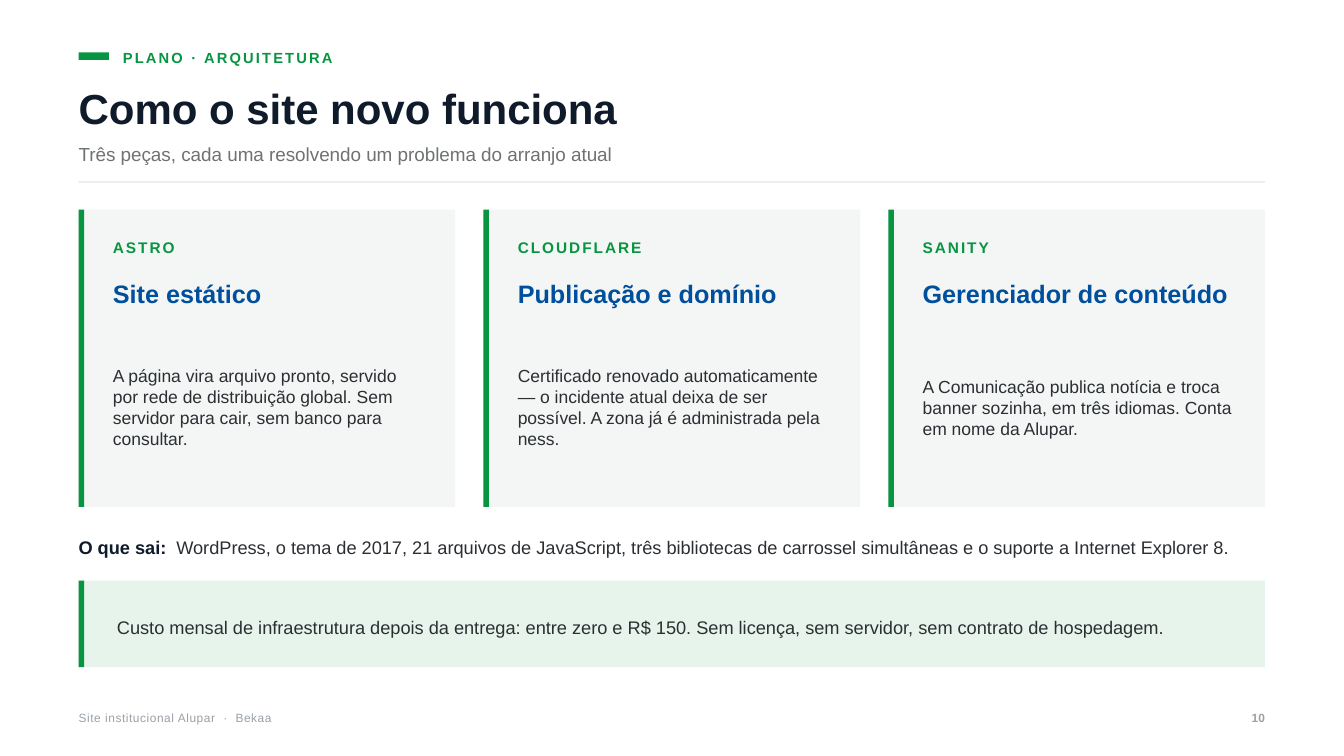
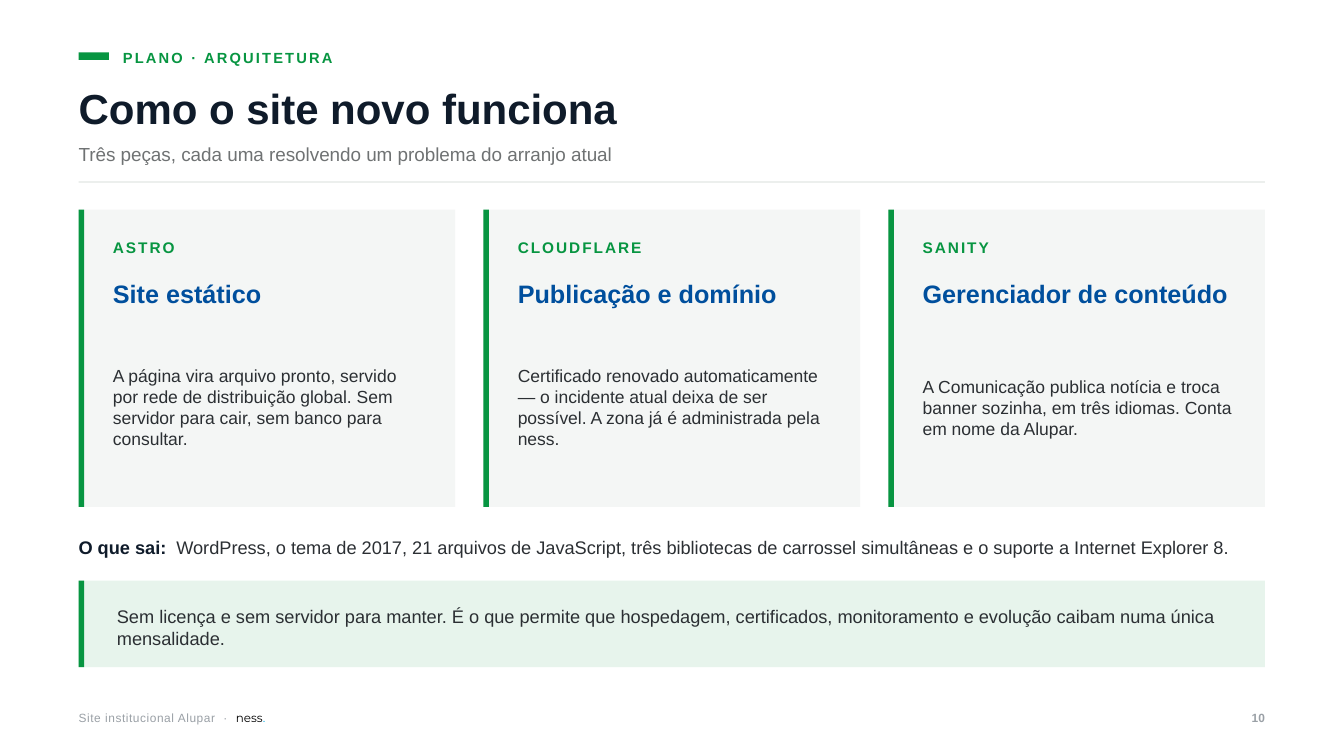
Before and after one commit to nessenergy/sitealupar, a slide deck: slide 11 of apresentacao/apresentacao-alupar.pptx. Drawn at 1344x756 pixels with LibreOffice and Linux fonts; fonts in the diff are those of the drawing. Boxes give left, top, right and bottom in pixels: in the first picture for what was removed or moved away, otherwise in the second. Text is boxed around its words. In the diff, an @@ line names an element or a change of style, - is before the commit and + after.

Commit message:
docs: proposta em mensalidade, só o institucional, em nome da ness.
A Alupar não tem verba de projeto e já paga R$ 1.500/mês à MZ só pelo
institucional. A proposta passa a ser essa mesma mensalidade, sem
entrada, por 48 meses, com a implantação amortizada dentro dela (D15).

- Apresentação: saem o slide de equipe, os nomes nas responsabilidades e
  as horas por frente; a parte de proposta vira resumo, cobertura,
  comparação com hoje e condições. A autoria passa a ser só da ness.
- rs, pdi e ma ficam fora: seguem hospedados pela ness. e entram depois
  por acréscimo na mensalidade.
- Dossiê, decisões e pendências atualizados: o valor da MZ sai da lista
  de pendências e entra o aviso prévio do contrato.

```diff
--- a/apresentacao/apresentacao-alupar.pptx
+++ b/apresentacao/apresentacao-alupar.pptx
@@ text at box(117, 609, 1214, 645): text changed @@
-Custo mensal de infraestrutura depois da entrega: entre zero e R$ 150. Sem licença, sem servidor, sem contrato de hospedagem.
+Sem licença e sem servidor para manter. É o que permite que hospedagem, certificados, monitoramento e evolução caibam numa única mensalidade.
@@ text at box(79, 713, 265, 724): text changed @@
-Site institucional Alupar · Bekaa
+Site institucional Alupar · ness.
```
Also in this commit, not shown: 20 other slides changed, 1 slide added, 5 slides removed, 9 other files.
